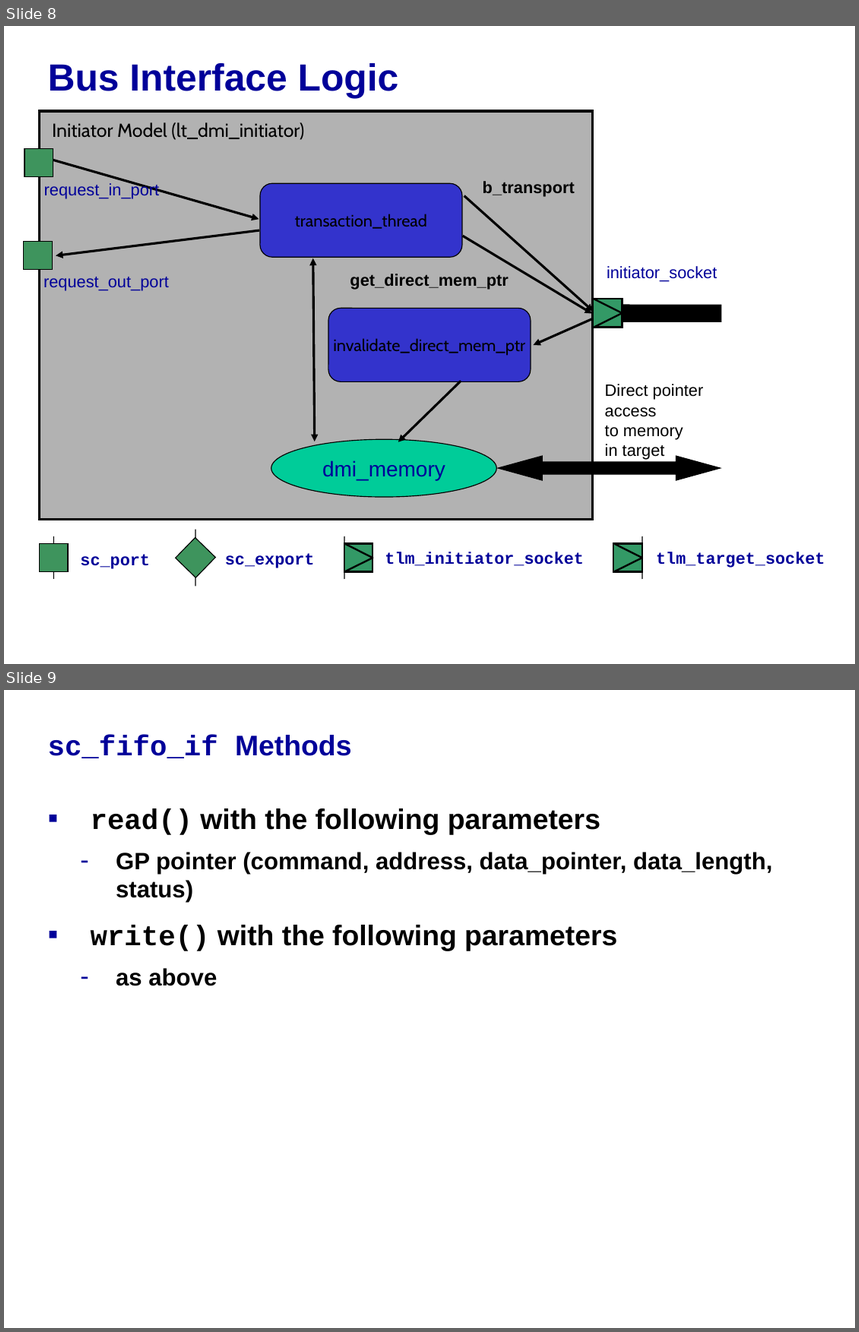
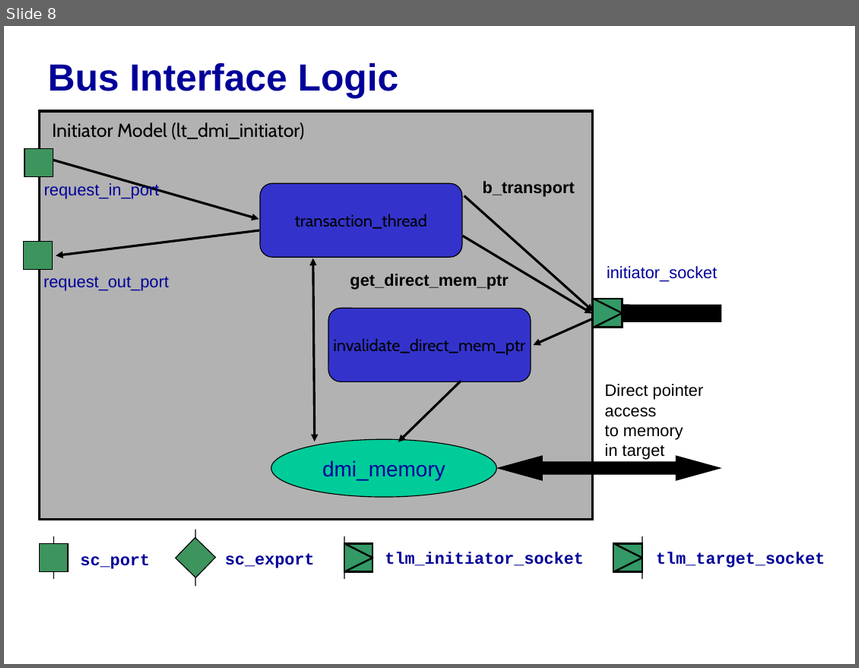
Before and after one commit to accellera-official/systemc, a slide deck: examples/tlm/lt_dmi/docs/lt_dmi_example.ppt. Shown one above the other, each under a label of ours: slides 8 and 9 before the commit, slide 8 after it. The pictures are 859x1332 and 859x668 pixels, drawn with LibreOffice and Linux fonts; fonts in the diff are those of the drawing; background and template pictures are left out. Boxes give left, top, right and bottom in pixels: in the first picture for what was removed or moved away, otherwise in the second. Text is boxed around its words. In the diff, an @@ line names an element or a change of style, - is before the commit and + after.

```diff
--- a/examples/tlm/lt_dmi/docs/lt_dmi_example.ppt
+++ b/examples/tlm/lt_dmi/docs/lt_dmi_example.ppt
@@ slide 9 removed at (4,690,855,1328), background picture (left out) @@
@@ title removed at (48,735,351,758) @@
-sc_fifo_if Methods
@@ text removed at (91,809,772,986) @@
-▪ read() with the following parameters
-  – GP pointer (command, address, data_pointer, data_length, status)
-▪ write() with the following parameters
-  – as above
```
Also in this commit, not shown: 6 slides changed, 6 other slides removed.
